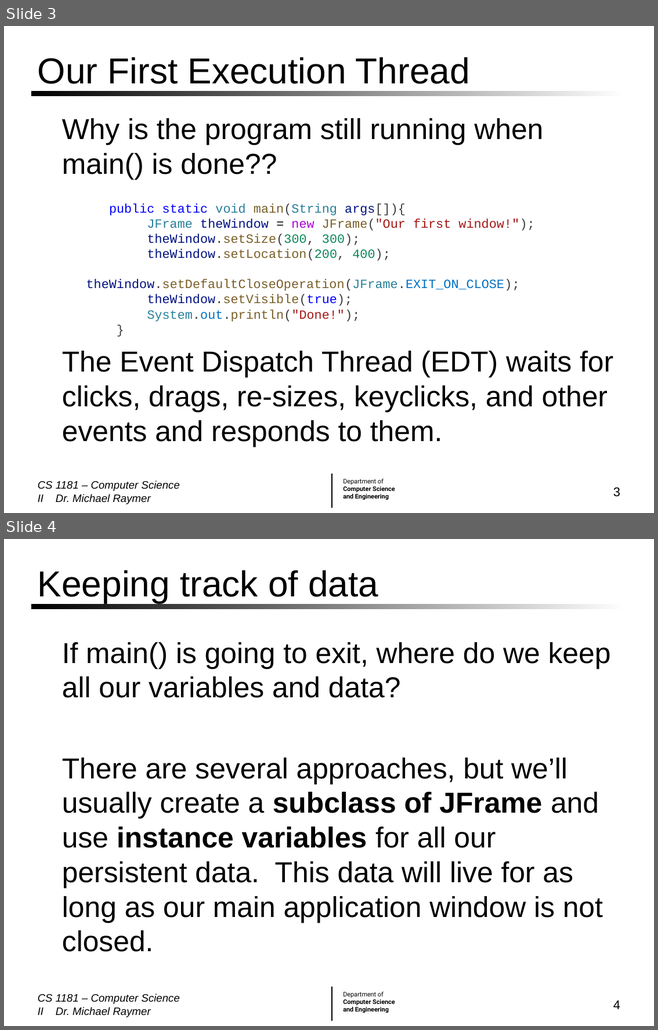
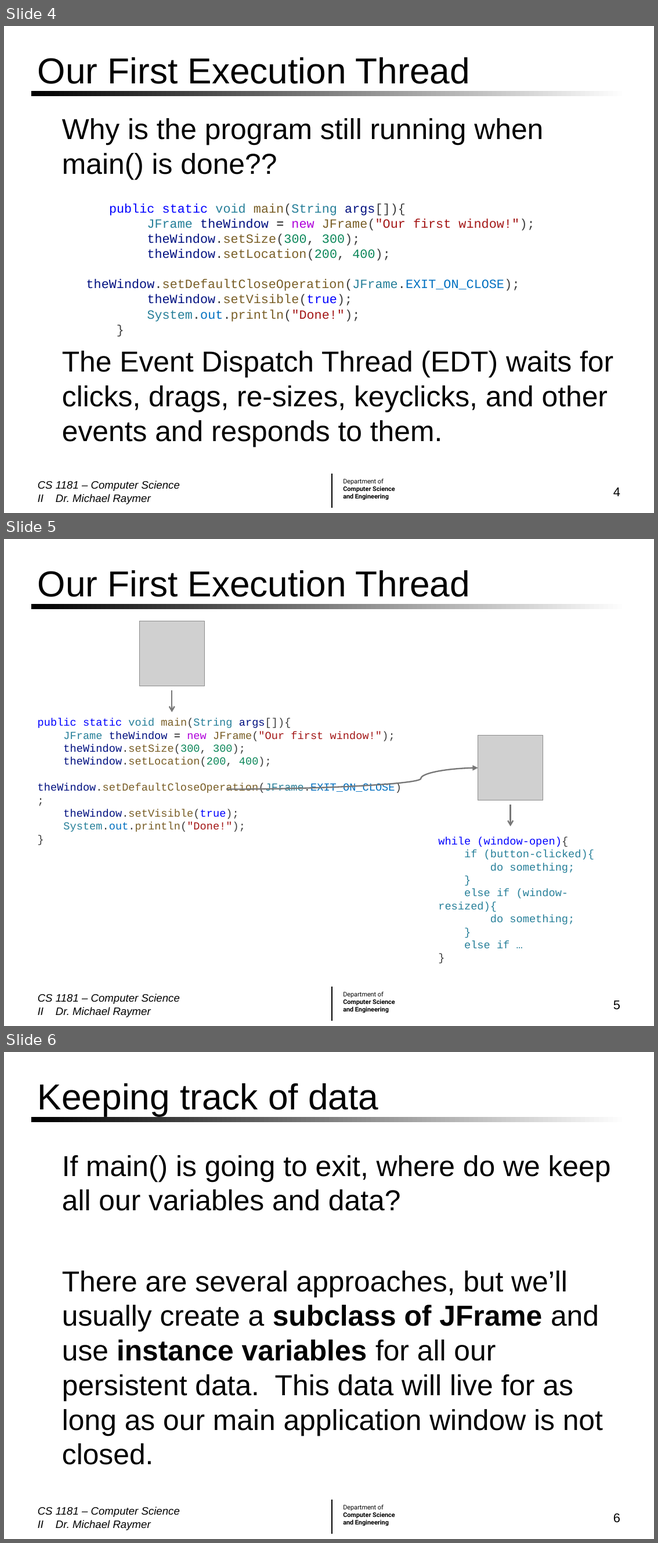
Before and after one commit to mraymer/CS1181_FA24, a slide deck: Lecture Slides/04 Graphics and GUIs.pptx. Shown one above the other, each under a label of ours: slides 3 and 4 before the commit, slides 4, 5 and 6 after it. The pictures are 658x1030 and 658x1543 pixels, drawn with LibreOffice and Linux fonts; fonts in the diff are those of the drawing; grey boxes stand for pictures; background and template pictures are left out. Boxes give left, top, right and bottom in pixels: in the first picture for what was removed or moved away, otherwise in the second. Text is boxed around its words. In the diff, an @@ line names an element or a change of style, - is before the commit and + after.

```diff
--- a/Lecture Slides/04 Graphics and GUIs.pptx
+++ b/Lecture Slides/04 Graphics and GUIs.pptx
@@ slide 5 added at (4,539,654,1026), background #FFFFFF; not listed: 3 template elements that a slide beside it also shows @@
@@ title added at (38,570,470,597), 40 pt, text #000000 @@
+Our First Execution Thread
@@ picture added at (139,621,204,686) @@
@@ arrow added from (172, 690) to (172, 712), #777777 1.5 pt @@
@@ text added at (38,718,401,832), 12 pt, text #795E26 @@
+public static void main(String args[]){
+JFrame theWindow = new JFrame("Our first window!");
+theWindow.setSize(300, 300);
+theWindow.setLocation(200, 400);
+theWindow.setDefaultCloseOperation(JFrame.EXIT_ON_CLOSE);
+theWindow.setVisible(true);
+System.out.println("Done!");
+}
@@ picture added at (477,735,542,800) @@
@@ curved arrow added from (226, 789) to (477, 768), #777777 1.5 pt @@
@@ arrow added from (510, 805) to (510, 826), #777777 1.5 pt @@
@@ text added at (438,837,594,948), 12 pt, text #267F99 @@
+while (window-open){
+if (button-clicked){
+do something;
+}
+else if (window-resized){
+do something;
+}
+else if …
+}
@@ text added at (38,994,180,1017), 12 pt, text #000000, italic @@
+CS 1181 – Computer Science II Dr. Michael Raymer
@@ page number added at (613,1001,620,1010), 14 pt, text #000000 @@
+5
@@ what was slide 3 is now slide 4 @@
@@ page number at (613,488,620,496): text changed @@
-3
+4
@@ what was slide 4 is now slide 6 @@
@@ page number at (613,1513,620,1523): text changed @@
-4
+6
```
Also in this commit, not shown: 6 slides changed, 1 other slide added, 4 other files.
